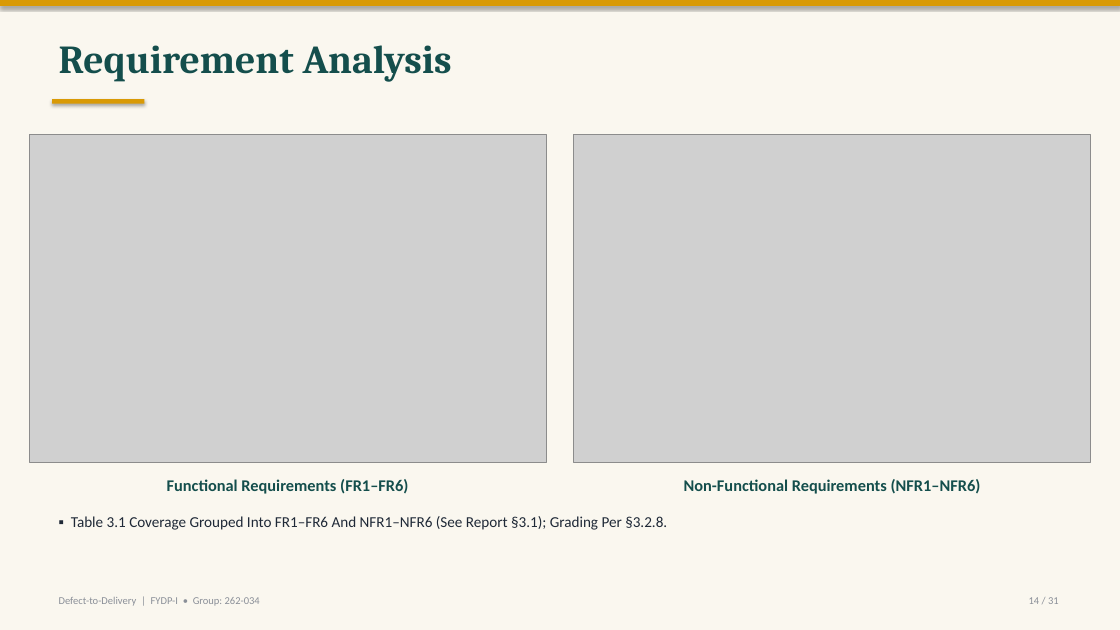
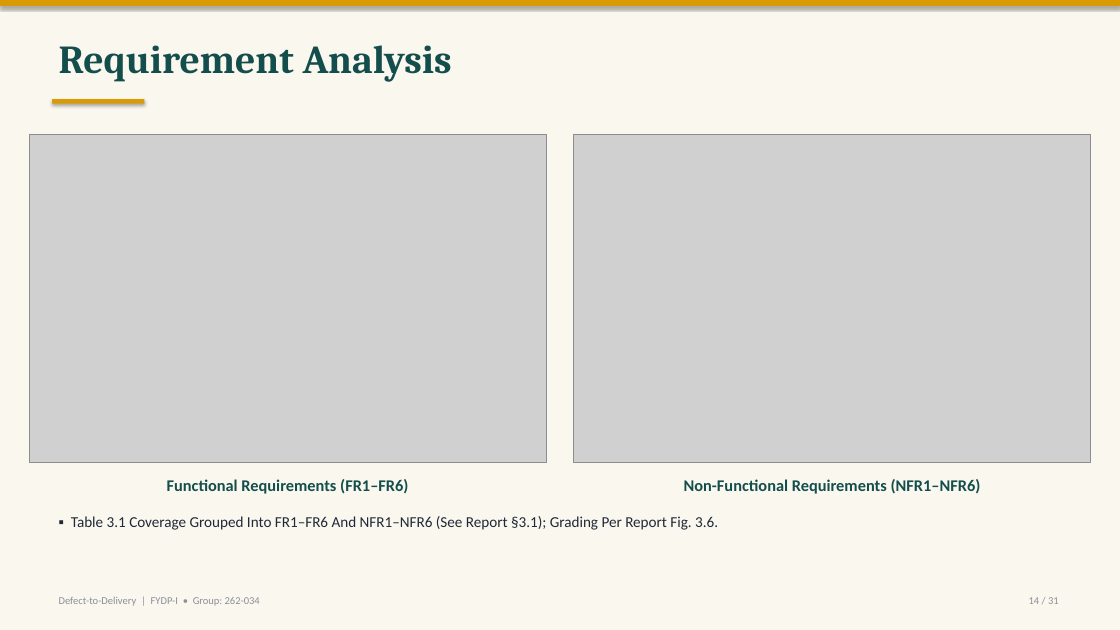
Before and after one commit to labib-ux/FYDP, a slide deck: slide 14 of slides/FYDP-I_Defect-to-Delivery.pptx. Drawn at 1120x630 pixels with LibreOffice and Linux fonts; fonts in the diff are those of the drawing; grey boxes stand for pictures. Boxes give left, top, right and bottom in pixels: in the first picture for what was removed or moved away, otherwise in the second. Text is boxed around its words. In the diff, an @@ line names an element or a change of style, - is before the commit and + after.

```diff
--- a/slides/FYDP-I_Defect-to-Delivery.pptx
+++ b/slides/FYDP-I_Defect-to-Delivery.pptx
@@ text at (x1=71, y1=516, x2=718, y2=530): text changed @@
-▪ Table 3.1 Coverage Grouped Into FR1–FR6 And NFR1–NFR6 (See Report §3.1); Grading Per §3.2.8.
+▪ Table 3.1 Coverage Grouped Into FR1–FR6 And NFR1–NFR6 (See Report §3.1); Grading Per Report Fig. 3.6.
```
Also in this commit, not shown: 8 other slides changed.
